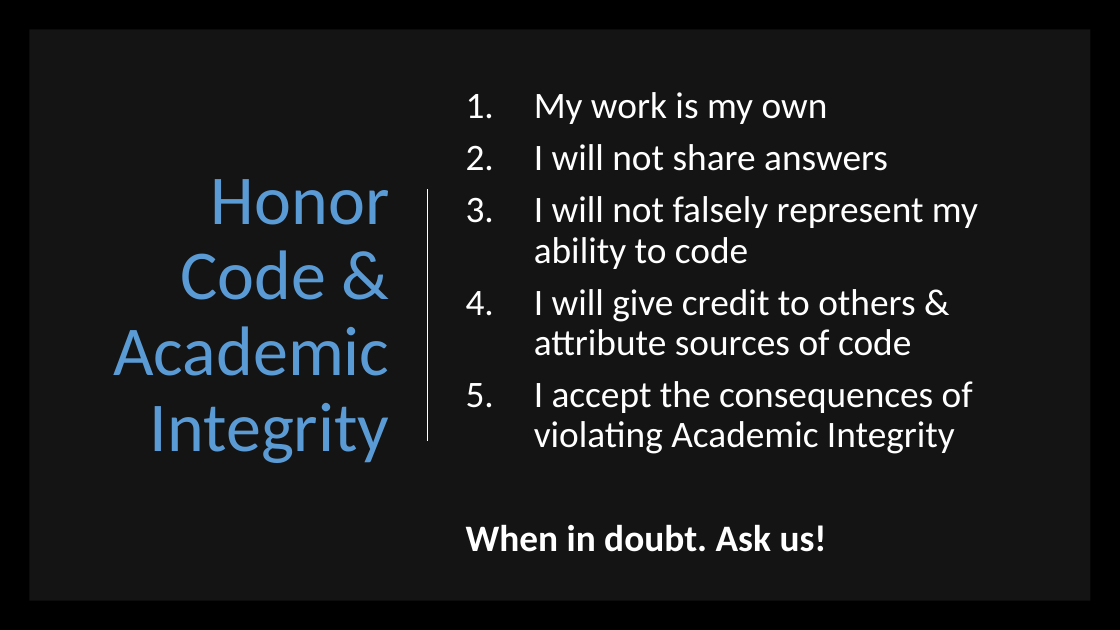
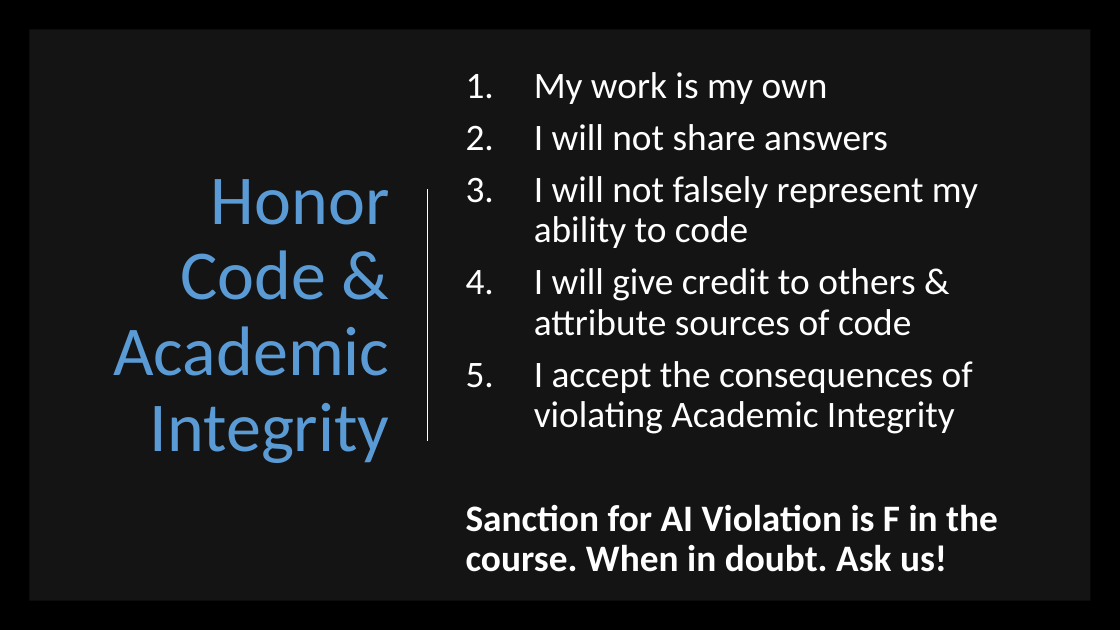
Before and after one commit to ist256/IST256.github.io, a slide deck: slide 22 of content/00/Course-Intro.pptx (slide 28 before the commit). Drawn at 1120x630 pixels with LibreOffice and Linux fonts; fonts in the diff are those of the drawing. Boxes give left, top, right and bottom in pixels: in the first picture for what was removed or moved away, otherwise in the second. Text is boxed around its words. In the diff, an @@ line names an element or a change of style, - is before the commit and + after.

```diff
--- a/content/00/Course-Intro.pptx
+++ b/content/00/Course-Intro.pptx
@@ text at (x1=466, y1=504, x2=998, y2=572): text changed @@
-When in doubt. Ask us!
+Sanction for AI Violation is F in the course. When in doubt. Ask us!
```
Also in this commit, not shown: 14 other slides changed, 2 slides added, 6 slides removed, 2 other files.
